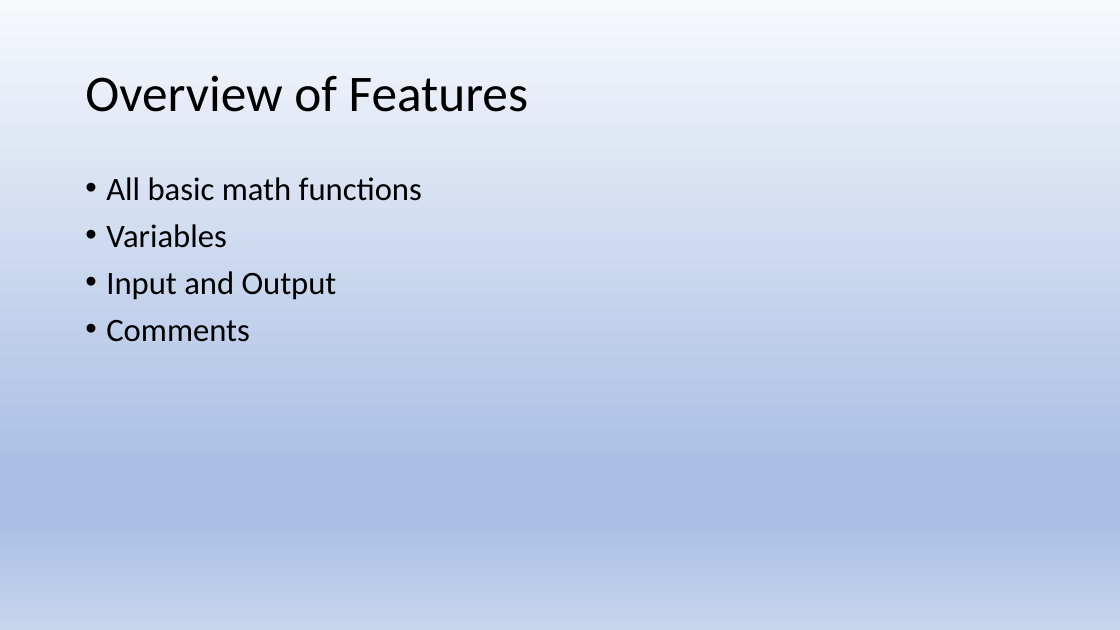
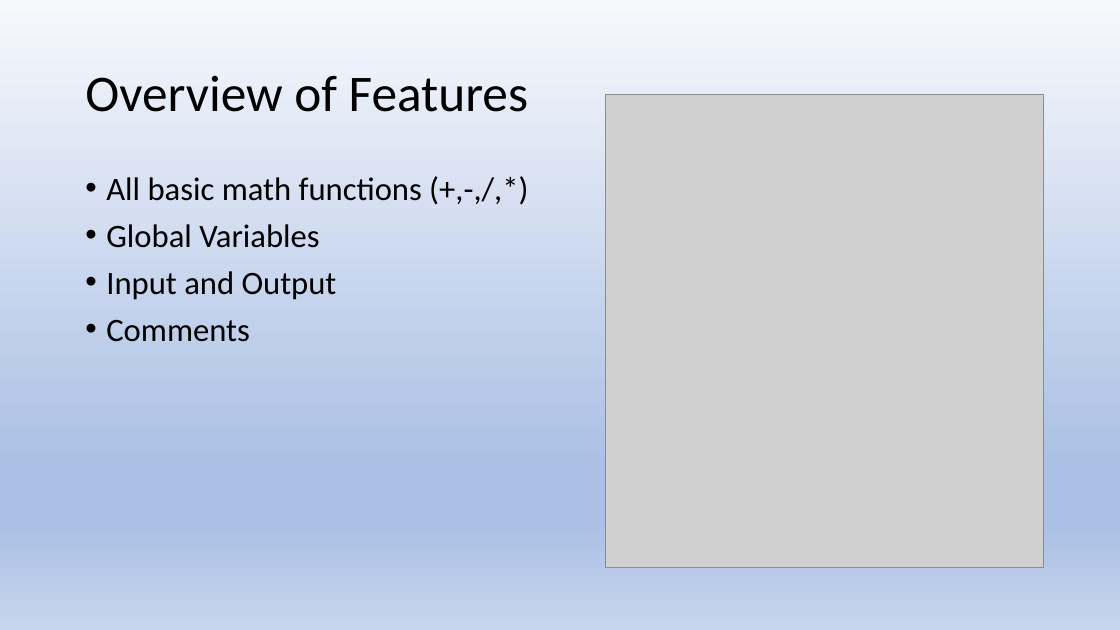
Before and after one commit to jacobacon/ProgLang, a slide deck: slide 3 of docs/Presentation.pptx. Drawn at 1120x630 pixels with LibreOffice and Linux fonts; fonts in the diff are those of the drawing; grey boxes stand for pictures. Boxes give left, top, right and bottom in pixels: in the first picture for what was removed or moved away, otherwise in the second. Text is boxed around its words. In the diff, an @@ line names an element or a change of style, - is before the commit and + after.

```diff
--- a/docs/Presentation.pptx
+++ b/docs/Presentation.pptx
@@ picture added at [606,94,1044,568] @@
@@ text at [106,177,422,248]: text changed @@
-• All basic math functions
-• Variables
+• All basic math functions (+,-,/,*)
+• Global Variables
```
Also in this commit, not shown: 4 other slides changed.
